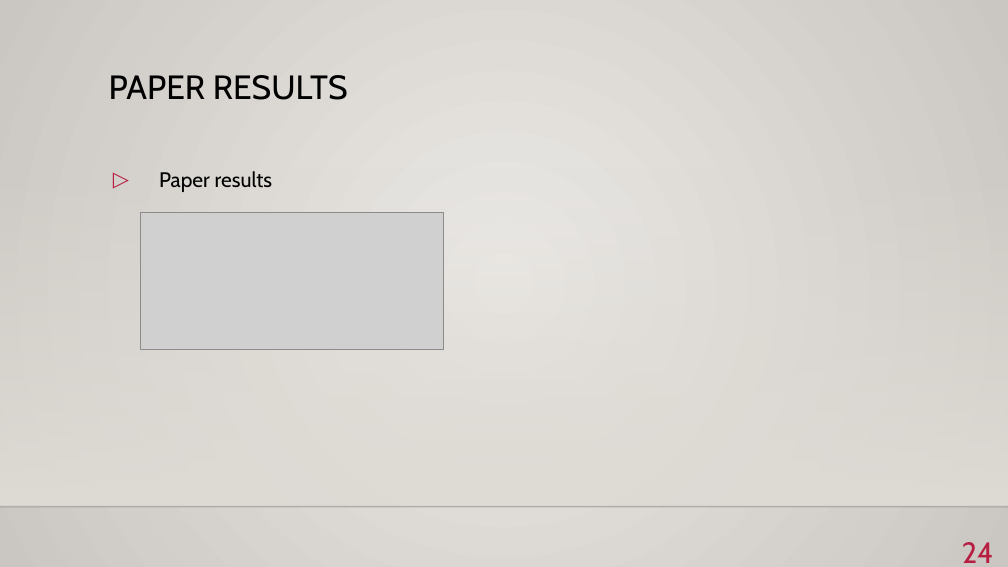
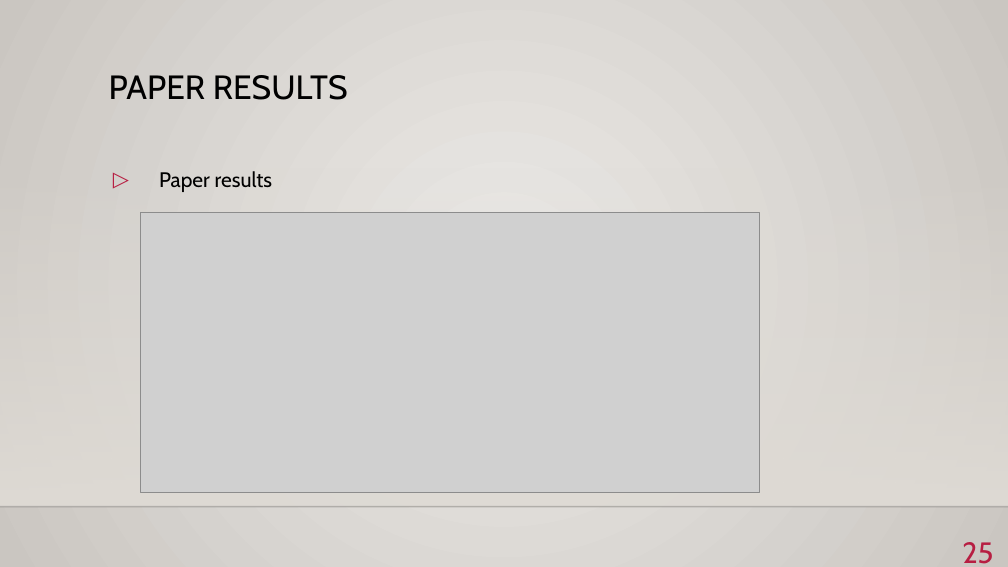
Before and after one commit to BKmarian/Reddit-Stress-Analisys, a slide deck: slide 25 of bionlp.pptx (slide 24 before the commit). Drawn at 1008x567 pixels with LibreOffice and Linux fonts; fonts in the diff are those of the drawing; grey boxes stand for pictures; background and template pictures are left out. Boxes give left, top, right and bottom in pixels: in the first picture for what was removed or moved away, otherwise in the second. Text is boxed around its words. In the diff, an @@ line names an element or a change of style, - is before the commit and + after.

```diff
--- a/bionlp.pptx
+++ b/bionlp.pptx
@@ picture: place and size @@
-picture at [141, 213, 444, 350]
+picture at [141, 213, 760, 493]
@@ page number at [962, 542, 993, 564]: text changed @@
-24
+25
```
Also in this commit, not shown: 7 other slides changed, 1 slide added.
